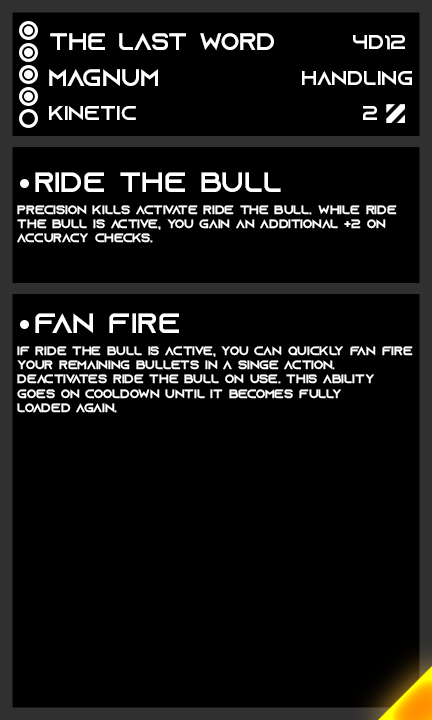
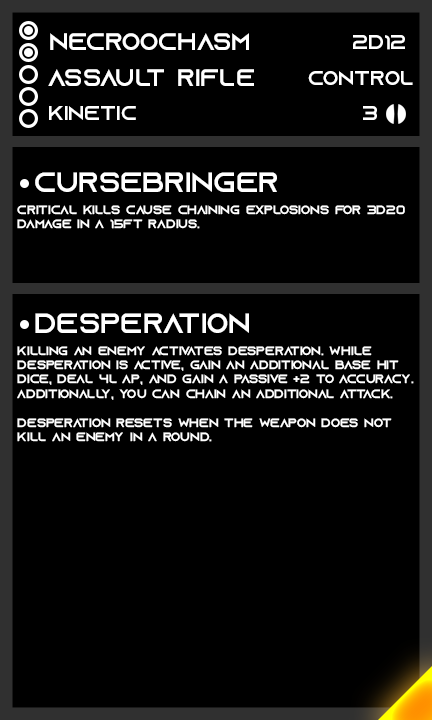
Revision of a layered 432px x 720px image; what changed, layer by layer:
hid "Anti Tank" over (x1=386, y1=104, x2=405, y2=123)
showed "Standard" over (x1=386, y1=104, x2=406, y2=124)
painted on "AP" over (x1=363, y1=106, x2=377, y2=120)
renamed "handling" to "control", painted on it over (x1=302, y1=71, x2=413, y2=85)
renamed "4d12" to "2d12", painted on it over (x1=353, y1=35, x2=367, y2=49)
painted on "archetype" over (x1=48, y1=69, x2=254, y2=86)
renamed "the last word" to "necroochasm", painted on it over (x1=50, y1=33, x2=274, y2=50)
hid "3" over (x1=24, y1=70, x2=33, y2=79)
hid "4" over (x1=24, y1=92, x2=33, y2=101)
renamed "precision kills activate ride the bull. while ride the bull is" to "critical kills cause chaining explosions for 3d20 damage in a 1", painted on it over (x1=17, y1=205, x2=405, y2=243)
renamed "ride the bull" to "cursebringer", painted on it over (x1=35, y1=172, x2=281, y2=192)
renamed "if ride the bull is active, you can quickly fan fire your remai" to "killing an enemy activates desperation. while desperation is a", painted on it over (x1=17, y1=346, x2=414, y2=442)
renamed "fan fire" to "desperation", painted on it over (x1=35, y1=313, x2=249, y2=333)
